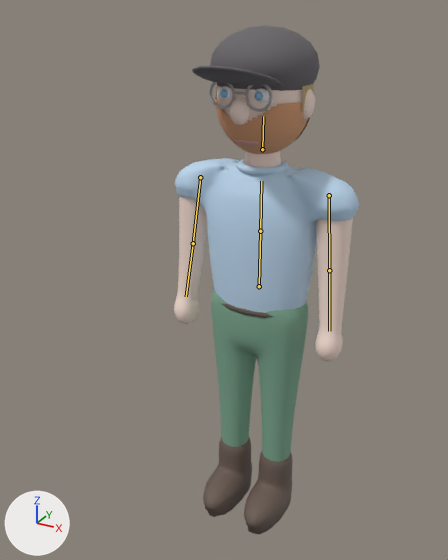
What one commit did to the glTF model assets/chars/marian.glb.
Both versions are drawn from a 50 mm camera at (0.99, -2.1, 2.12) aimed at (-0.06, -0.18, 1.17). Arrows for +X, +Y and +Z are at lower left; the lights stay in place. The picture after the commit comes second. The bones that change are drawn over the model as lines.

Objects in the first picture: 'Hals', 'Haut_Koerper', 'Hose', 'Kopf_Gruppe', 'Kragen', 'Schuh_L', 'Schuh_R', 'Shirt' and 1 more.
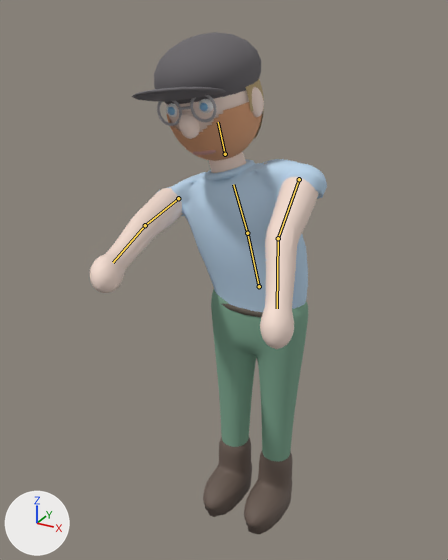
The newer file adds an action. The first version stands in its rest pose; the second is drawn at frame 12 of the action 'FishCast'.

Location of each change, [x1, y1, x2, y2] in pixels of the pictures (448 x 560 px):
'Shirt', posed (8% narrower): before [175, 158, 359, 313]; after [158, 159, 327, 312]
'Kopf_Gruppe', posed: before [192, 26, 320, 154]; after [132, 32, 264, 161]
'Haut_Koerper', posed (27% wider): before [174, 196, 353, 362]; after [90, 177, 318, 349]
'Hals', posed: before [244, 151, 281, 167]; after [209, 152, 246, 173]
'Kragen', posed: before [236, 159, 289, 175]; after [205, 159, 255, 181]
bone 'Spine', root to tip: before (259, 286) to (260, 231); after (259, 286) to (247, 233)
bone 'Chest', root to tip: before (260, 231) to (261, 181); after (247, 233) to (233, 184)
bone 'Head', root to tip: before (262, 149) to (263, 116); after (225, 154) to (218, 122)
bone 'UpperArm.L', root to tip: before (329, 195) to (329, 270); after (299, 179) to (278, 238)
bone 'LowerArm.L', root to tip: before (329, 270) to (329, 331); after (278, 238) to (277, 308)
bone 'UpperArm.R', root to tip: before (200, 177) to (193, 243); after (178, 198) to (145, 225)
bone 'LowerArm.R', root to tip: before (193, 243) to (186, 296); after (145, 225) to (113, 262)

The change in detail:
Bone 'Spine' (bone_spine) turns from (0, 0, 0) to (8, 0, 10) degrees about its own x, y and z.
Bone 'Chest' (bone_chest) turns from (0, 0, 0) to (-3, 0, 6) degrees about its own x, y and z.
Bone 'Head' (bone_head) turns from (0, 0, 0) to (2, 0, -6) degrees about its own x, y and z.
Bone 'UpperArm.L' (bone_upperarm_l) turns from (0, 0, 0) to (-60, 0, -4) degrees about its own x, y and z.
Bone 'LowerArm.L' (bone_lowerarm_l) turns from (0, 0, 0) to (25, 0, 0) degrees about its own x, y and z.
Bone 'UpperArm.R' (bone_upperarm_r) turns from (0, 0, 0) to (-84, 0, 5) degrees about its own x, y and z.
Bone 'LowerArm.R' (bone_lowerarm_r) turns from (0, 0, 0) to (10, 0, 0) degrees about its own x, y and z.
